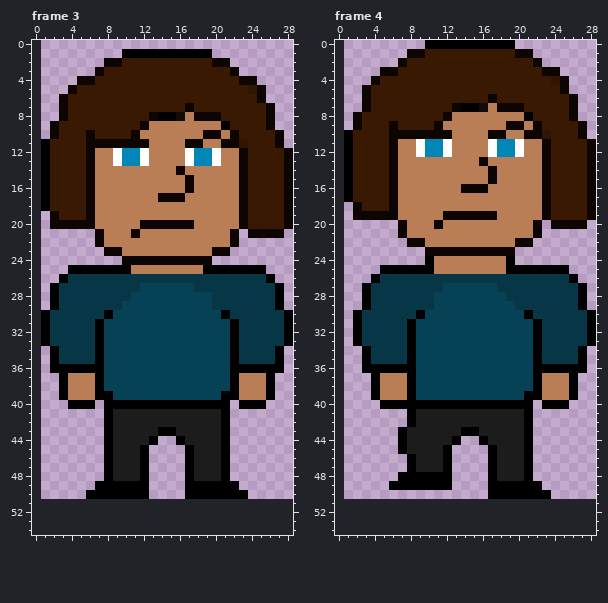
Two states of a pixel-art file, WIP/Maxwell-esque(1).aseprite. The picture above is the old version.
28x51 pixels, 9 frames. Colours within 5 levels of each other are drawn and written as one. Shown: frame 3, frame 4. The old version is drawn lined up with the new one, on the new canvas. The commit also changed other frames, which this record leaves out.
Now the later version:
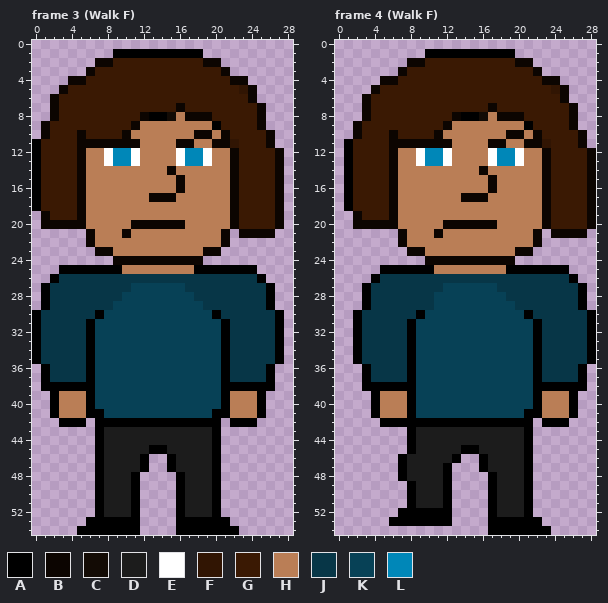
Palette (. is transparent): A #000000  B #0c0501  C #130b05  D #1c1c1c  E #ffffff  F #311503  G #3a1903  H #ba7e56  J #073647  K #074156  L #0087b8
Diff:
canvas 28x51 -> 29x55, the old top-left corner now at 1,0
Frame 3 (Walk F):
y 1: x 9 . -> A; x 19 A -> .
y 2: x 7 . -> B; x 9 B -> G; x 19 G -> B; x 21 B -> .
y 3: x 6..7 .B -> BG; x 21..22 GB -> B.
y 4: x 4 . -> B; x 6 B -> G; x 22 G -> B; x 24 B -> .
y 5: x 3..4 .B -> BG; x 23..25 GFB -> FB.
y 6: x 2..3 .B -> BG; x 24..25 GB -> B.
y 7: x 2..3 .B -> BG; x 16..17 GB -> BG; x 25..26 GB -> B.
y 8: x 2..3 .B -> BG; x 12..13 GB -> BA; x 15..17 ACH -> CHB; x 20 B -> G; x 25..26 GB -> B.
y 9: x 1..2 .B -> BG; x 11..12 GB -> BH; x 20..21 HA -> AG; x 25..26 GB -> B.
y 10: x 1..2 .B -> BG; x 5..6 GB -> BG; x 10..11 GB -> BH; x 18 H -> B; x 20..22 BHB -> HBG; x 26..27 GB -> B.
y 11: x 0..1 .A -> AG; x 5 G -> B; x 12 B -> H; x 16 H -> B; x 18 B -> H; x 20 H -> B; x 22..23 BF -> FG; x 26..27 GB -> B.
y 12..13: x 0..1 .A -> AG; x 5..6 GB -> BH; x 8..9 HE -> EL; x 11..12 LE -> EH; x 16..17 HE -> EL; x 19..20 LE -> EH; x 22..23 HB -> BG; x 27..28 GB -> B.
y 14: x 0..1 .A -> AG; x 5..6 GB -> BH; x 15..16 HB -> BH; x 22..23 HB -> BG; x 27..28 GB -> B.
y 15..16: x 0..1 .A -> AG; x 5..6 GB -> BH; x 16..17 HB -> BH; x 22..23 HB -> BG; x 27..28 GB -> B.
y 17: x 0..1 .A -> AG; x 5..6 GB -> BH; x 13 H -> B; x 16 B -> H; x 22..23 HB -> BG; x 27..28 GB -> B.
y 18: x 0..1 .A -> AG; x 5..6 GB -> BH; x 22..23 HB -> BG; x 27..28 GB -> B.
y 19: x 1..2 .B -> BG; x 5..6 GB -> BH; x 22..23 HB -> BG; x 27..28 GB -> B.
y 20: x 1 . -> B; x 6 B -> H; x 11 H -> B; x 17 B -> H; x 22..23 HB -> BG; x 27..28 GB -> B.
y 21: x 6..7 .B -> BH; x 10..11 HB -> BH; x 21..23 HB. -> B.B; x 27 B -> .
y 22: x 6..7 .B -> BH; x 21..22 HB -> B.
y 23: x 7 . -> B; x 9 B -> H; x 19 H -> B; x 21 B -> .
y 24: x 9 . -> B; x 19 B -> .
y 25: x 3 . -> A; x 10 A -> H; x 18 H -> A; x 25 A -> .
y 26: x 2..3 .A -> AJ; x 25..26 JA -> A.
y 27: x 1..2 .A -> AJ; x 11 J -> K; x 17 K -> J; x 26..27 JA -> A.
y 28: x 1..2 .A -> AJ; x 10 J -> K; x 18..19 KK -> JJ; x 26..27 JA -> A.
y 29: x 1..2 .A -> AJ; x 9 J -> K; x 19 K -> J; x 26..27 JA -> A.
y 30: x 0..1 .A -> AJ; x 7..8 JA -> AK; x 20..21 KA -> AJ; x 27..28 JA -> A.
y 31..33: x 0..1 .A -> AJ; x 6..7 JA -> AK; x 21..22 KA -> AJ; x 27..28 JA -> A.
y 34..35: x 0..2 ..A -> AJJ; x 6..7 JA -> AK; x 21..22 KA -> AJ
y 36: x 1..5 .AAAA -> AJJJJ; x 7 A -> K; x 21..25 KAAAA -> AJJJJ; x 27 A -> .
y 37: x 1..7 ..AHHHA -> AJJJJAK; x 21..25 KAHHH -> AJJJJ
y 38: x 1..2 .. -> AA; x 4..7 HHHA -> AAAK; x 21 K -> A; x 23..25 HHH -> AAA
y 39: x 2..3 .A -> AH; x 6..8 HAA -> AKK; x 22 A -> H; x 25..26 HA -> A.
y 40: x 2..5 ..AA -> AHHH; x 7..20 .AAAAAAAAAAAAA -> KKKKKKKKKKKKKK; x 22..24 .AA -> HHH
y 41: x 2..20 ......ADDDDDDDDDDDD -> AHHHAAKKKKKKKKKKKKA; x 22..25 .... -> HHHA
y 42: x 3..5 ... -> AAA; x 7 . -> A; x 9..24 DDDDDDDDDDDDA... -> AAAAAAAAAAAA.AAA
y 43: x 7..8 .A -> AD; x 14..15 AA -> DD; x 20..21 DA -> A.
y 44: x 7..8 .A -> AD; x 13..16 A..A -> DDDD; x 20..21 DA -> A.
y 45: x 7..8 .A -> AD; x 12..17 A....A -> DAADDD; x 20..21 DA -> A.
y 46..47: x 7..8 .A -> AD; x 15..17 ..A -> ADD; x 20..21 DA -> A.
y 48: x 7..8 .A -> AD; x 11..12 DA -> A.; x 16..17 .A -> AD; x 20..21 DA -> A.
y 49: x 8..10 AAA -> DDD; x 12 A -> .; x 16..19 .AAA -> ADDD; x 21..22 AA -> ..
y 50: x 6 A -> .; x 8..10 AAA -> DDD; x 12 A -> .; x 16..19 .AAA -> ADDD; x 21..23 AAA -> ...
y 51..52: x 7..11 ..... -> ADDDA; x 16..20 ..... -> ADDDA
y 53: x 6..11 ...... -> AAAAAA; x 16..21 ...... -> AAAAAA
y 54: x 5..11 ....... -> AAAAAAA; x 16..22 ....... -> AAAAAAA
Frame 4 (Walk F):
y 0: x 10..19 AAAAAAAAAA -> ..........
y 1: x 8..21 BBGGGGGGGGGGBB -> ..AAAAAAAAAA..
y 2: x 7..9 BGG -> .BB; x 20..22 GGB -> BB.
y 3: x 5..7 BBG -> ..B; x 22..24 GBB -> B..
y 4: x 4..6 BGG -> .BB; x 23..25 GFB -> BB.
y 5: x 3..4 BG -> .B; x 24 G -> F
y 6: x 17 B -> G; x 25..26 GB -> B.
y 7: x 13..20 BAACHBBB -> GGGGBGGG
y 8: x 2..3 BG -> .B; x 12..16 BHHHH -> GBAAC; x 18..21 HHHA -> BBBG
y 9: x 6 B -> G; x 11..12 BH -> GB; x 19..22 BBHB -> HHAG; x 26..27 GB -> B.
y 10: x 1..2 AG -> .B; x 7..10 BBBB -> GGGG; x 12 B -> H; x 17..21 BBHHB -> HHBBH; x 23 F -> G
y 11: x 7..12 HHELLE -> BBBBBB; x 17..23 ELLEHHB -> BBHHBBF; x 27..28 GB -> B.
y 13: x 9..12 HHHH -> ELLE; x 16..20 BHHHH -> HELLE
y 14: x 16..17 HB -> BH
y 16: x 14..17 BBBH -> HHHB
y 17: x 14..16 HHH -> BBB
y 18: x 1..2 .B -> AG
y 19: x 3..5 BBB -> GGG; x 12..17 BBBBBB -> HHHHHH
y 20: x 2..7 .....B -> BBBBBH; x 11..17 BHHHHHH -> HBBBBBB; x 22..28 B.BBBB. -> HBGGGGB
y 21: x 11 H -> B; x 24..27 .... -> BBBB
y 22: x 7..9 .BB -> BHH; x 20..22 BB. -> HHB
y 23: x 8..21 ..BBBBBBBBBB.. -> BBHHHHHHHHHHBB
y 24: x 10..19 AHHHHHHHHA -> BBBBBBBBBB
y 34..35: x 2..3 .A -> AJ; x 27..28 A. -> JA
y 36: x 4..7 AAAA -> JJJJ; x 23..26 AAAA -> JJJJ
y 37: x 3..7 .AHHH -> AJJJJ; x 23..27 HHHA. -> JJJJA
y 38: x 3 . -> A; x 5..7 HHH -> AAA; x 23..25 HHH -> AAA; x 27 . -> A
y 39: x 21 A -> K
y 40: x 4..7 .AAA -> AHHH; x 9..26 AAAAAAAAAAAAA.AAA. -> KKKKKKKKKKKKKAHHHA
y 41: x 4..7 .... -> AHHH; x 9..20 DDDDDDDDDDDD -> KKKKKKKKKKKK; x 22..26 ..... -> AHHHA
y 42: x 5..7 ... -> AAA; x 9..20 DDDDDDDDDDDD -> AAAAAAAAAAAA; x 23..25 ... -> AAA
y 43: x 7..8 AD -> .A; x 14..15 AA -> DD
y 44: x 7..8 AD -> .A; x 13..16 A..A -> DDDD
y 45: x 7..8 AD -> .A; x 12..17 A....A -> DDAADD
y 46: x 7..8 .A -> AD; x 12..13 A. -> DA; x 16..17 .A -> AD
y 47: x 7..8 .A -> AD; x 16..17 .A -> AD
y 48: x 8..11 AAAA -> DDDD
y 49: x 6..7 AA -> ..; x 9..11 AAA -> DDD; x 18..20 AAA -> DDD; x 22 A -> .
y 50: x 8..12 ..... -> ADDDA; x 18..20 AAA -> DDD; x 22..23 AA -> ..
y 51: x 8..12 ..... -> ADDDA; x 17..21 ..... -> ADDDA
y 52: x 7..12 ...... -> AAAAAA; x 17..21 ..... -> ADDDA
y 53: x 6..12 ....... -> AAAAAAA; x 17..22 ...... -> AAAAAA
y 54: x 17..23 ....... -> AAAAAAA
Where, in picture pixels (left, top, right, bottom), the same in both pictures:
changed: (32, 49, 293, 535)
changed: (344, 40, 596, 265)
changed: (353, 346, 596, 535)
